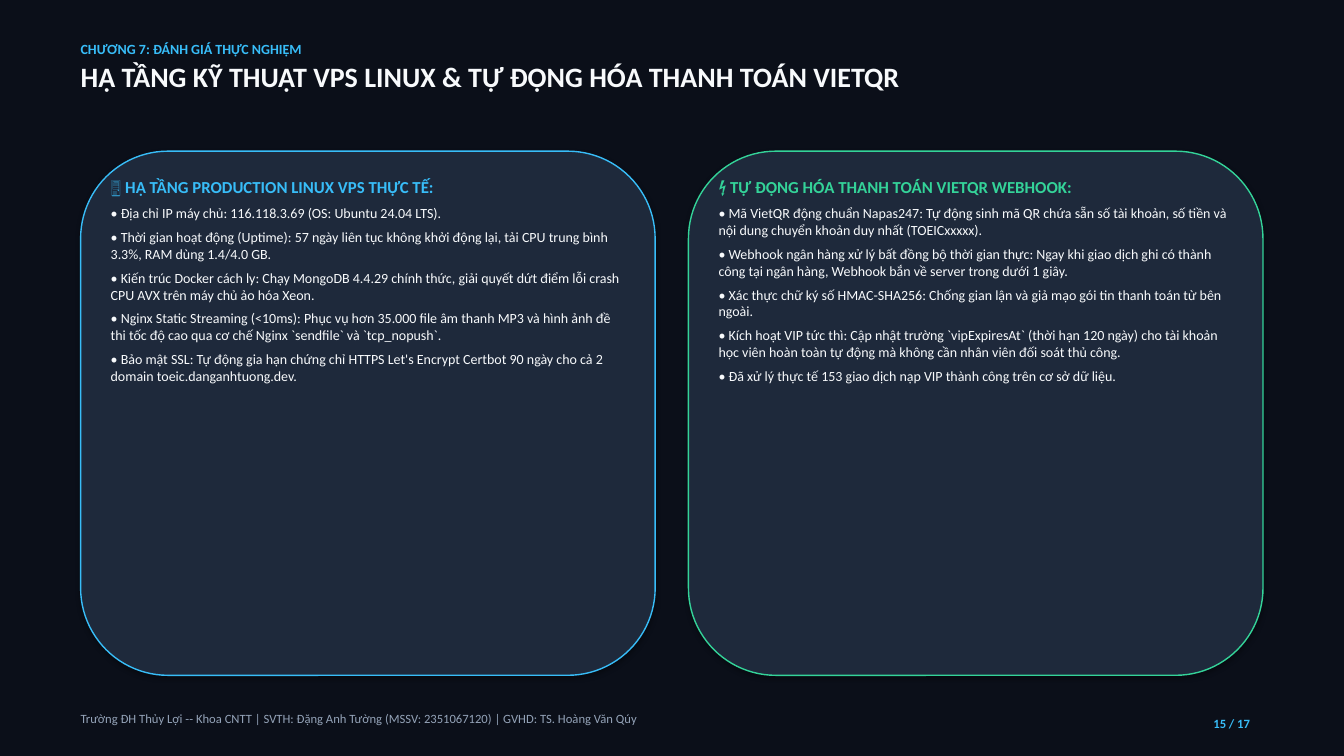
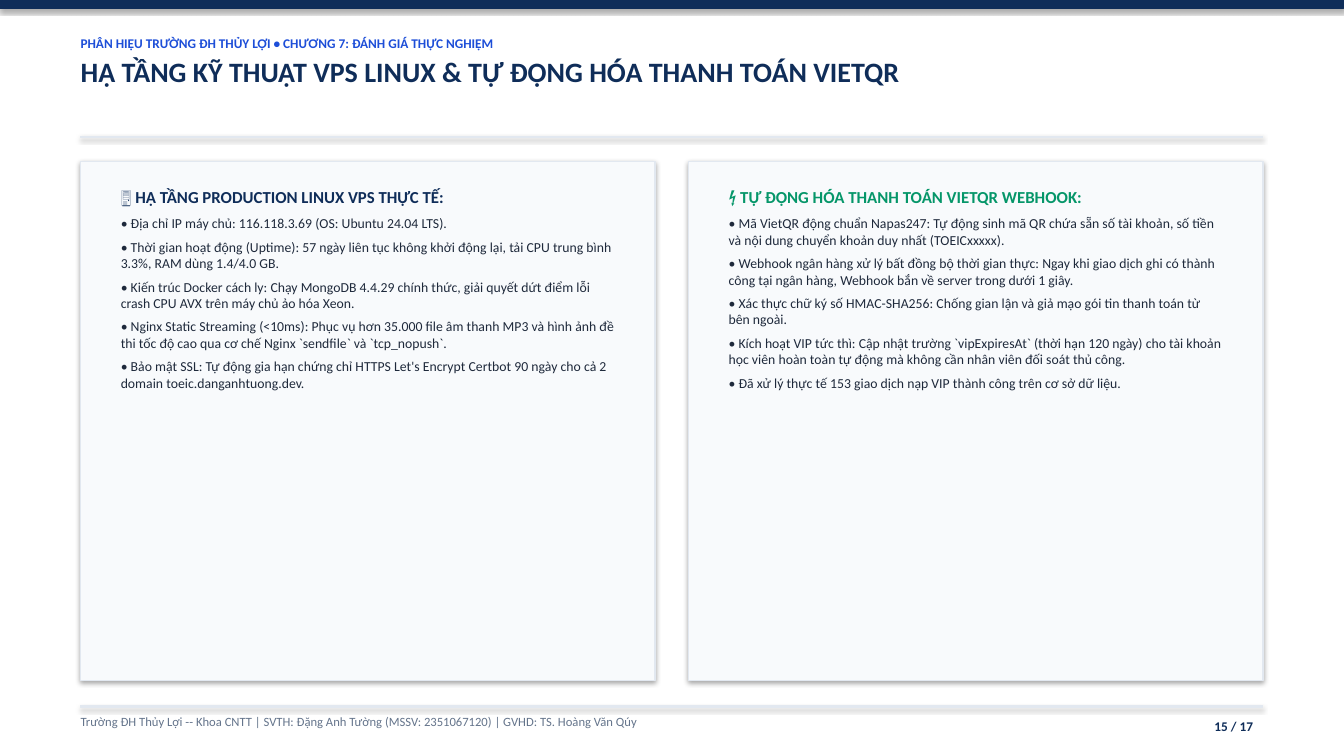
Before and after one commit to DangAnhTuong/He_Thong_Hoc_Thi_Toeic, a slide deck: slide 15 of Bao_Cao_Thuyet_Trinh_He_Thong_Hoc_Thi_Toeic.pptx. Drawn at 1344x756 pixels with LibreOffice and Linux fonts; fonts in the diff are those of the drawing. Boxes give left, top, right and bottom in pixels: in the first picture for what was removed or moved away, otherwise in the second. Text is boxed around its words. In the diff, an @@ line names an element or a change of style, - is before the commit and + after.

```diff
--- a/Bao_Cao_Thuyet_Trinh_He_Thong_Hoc_Thi_Toeic.pptx
+++ b/Bao_Cao_Thuyet_Trinh_He_Thong_Hoc_Thi_Toeic.pptx
@@ rectangle at <box>0,0,1344,756</box>: fill #0B0F19 to #FFFFFF; outline #0B0F19 0.75 pt to #FFFFFF 0.75 pt @@
@@ rectangle added at <box>0,0,1344,8</box>, fill #0F2D59, outline #0F2D59 0.75 pt @@
@@ text at <box>81,37,493,51</box>: text changed; size 10 to 9.5 pt; text colour #38BDF8 to #1D4ED8 @@
-CHƯƠNG 7: ĐÁNH GIÁ THỰC NGHIỆM
+PHÂN HIỆU TRƯỜNG ĐH THỦY LỢI • CHƯƠNG 7: ĐÁNH GIÁ THỰC NGHIỆM
@@ text at <box>81,58,899,87</box>: text colour #F8FAFC to #0F2D59 in "HẠ TẦNG KỸ THUẬT VPS LINUX & ..." @@
@@ rectangle added at <box>81,136,1263,137</box>, fill #E2E8F0, outline #E2E8F0 0.75 pt @@
@@ rounded rectangle removed at <box>81,151,655,676</box> @@
@@ rectangle added at <box>81,161,655,681</box>, fill #F8FAFC, outline #E2E8F0 1 pt @@
@@ rounded rectangle removed at <box>689,151,1263,676</box> @@
@@ rectangle added at <box>689,161,1263,681</box>, fill #F8FAFC, outline #E2E8F0 1 pt @@
@@ text "🖥️ HẠ TẦNG PRODUCTION LINUX ...": place and size @@
-text "🖥️ HẠ TẦNG PRODUCTION LINUX ..." at <box>111,179,619,384</box>
+text "🖥️ HẠ TẦNG PRODUCTION LINUX ..." at <box>121,189,613,391</box>
@@ text "🖥️ HẠ TẦNG PRODUCTION LINUX ..." at <box>121,189,613,391</box>: text colour #38BDF8 to #0F2D59 in "🖥️ HẠ TẦNG PRODUCTION LINUX VPS THỰC ..."; size 10 to 9.8 pt, text colour #F8FAFC to #1E293B @@
@@ text "⚡ TỰ ĐỘNG HÓA THANH ...": place and size @@
-text "⚡ TỰ ĐỘNG HÓA THANH ..." at <box>719,179,1227,384</box>
+text "⚡ TỰ ĐỘNG HÓA THANH ..." at <box>729,189,1221,391</box>
@@ text "⚡ TỰ ĐỘNG HÓA THANH ..." at <box>729,189,1221,391</box>: text colour #34D399 to #059669 in "⚡ TỰ ĐỘNG HÓA THANH TOÁN VIETQR ..."; size 10 to 9.8 pt, text colour #F8FAFC to #1E293B @@
@@ text "Trường ĐH Thủy Lợi -- ..." at <box>81,717,637,728</box>: text colour #94A3B8 to #64748B @@
@@ rectangle added at <box>81,706,1263,707</box>, fill #E2E8F0, outline #E2E8F0 0.75 pt @@
@@ text "15 / 17" at <box>1214,722,1253,731</box>: size 9 to 9.5 pt, text colour #38BDF8 to #0F2D59 @@
```
Also in this commit, not shown: 16 other slides changed.
